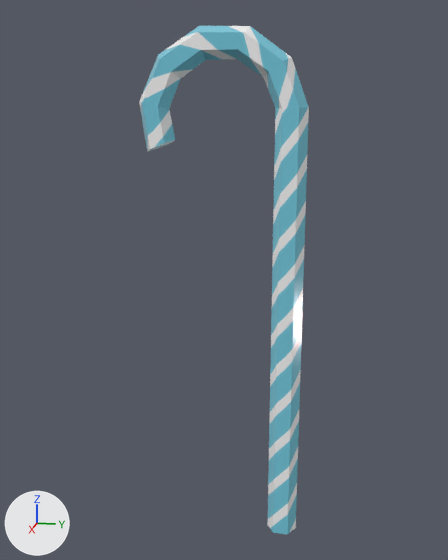
A saved change to the FBX model Assets/Models/LaskaRóżowa.fbx.
Both versions are drawn from a camera (50 mm lens) standing at (6.01, 0.56, 4.28) and looking at (-0.04, -0.65, 2.77). Lighting does not change. The marker at lower left points along +X, +Y and +Z. Where no turn or scale is listed for an object, it has been applied to the vertices.

In view in the first picture: 'LaskaRóżowa'.
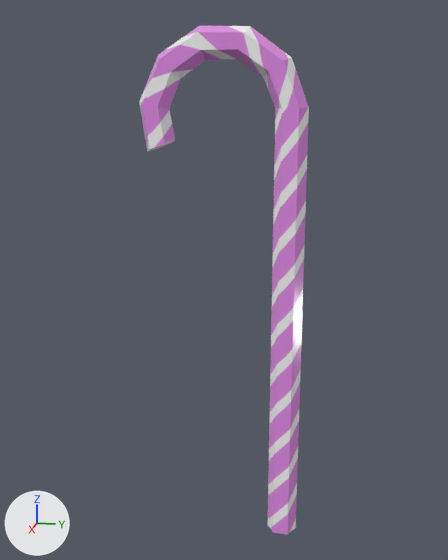
What differs and where, as boxes (x1, y1, x2, y2) in the pictures (448 x 560 px):
'LaskaRóżowa', recoloured (cyan to pink): (139, 26, 309, 534) in both

Patch to the scene script:
```diff
--- a/Assets/Models/LaskaRóżowa.fbx.py
+++ b/Assets/Models/LaskaRóżowa.fbx.py
@@ img_laskaróżowa_png @@
+img_laskaróżowa_png = load_image('LaskaRóżowa.png', '_unpacked/LaskaR__owa.png', 1024, 1024, 'sRGB')
@@ mat_material_021 @@
+mat_material_021 = principled_material('Material.021')
+mat_material_021.texture = img_laskaróżowa_png  # with its transparency
+mat_material_021.roughness = 0.127
@@ me_cylinder_003 @@
 me_cylinder_003.from_pydata(...)  # 48 vertices, 44 faces; spans x -0.13..0.13, y -1.49..0.15, z 0.03..5.2
-me_cylinder_003.materials.append(mat_material_010)  # picture img_laskaniebieska_png
+me_cylinder_003.materials.append(mat_material_021)  # picture img_laskaróżowa_png
```
